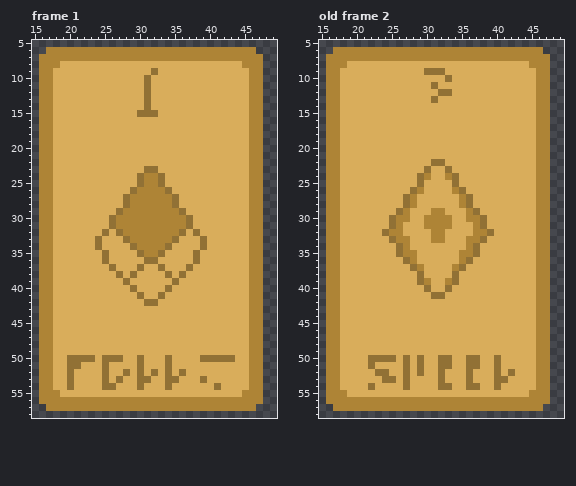
Two states of a pixel-art file, Sprites/Items/Tarot/tarot.aseprite. Above, as it was before the edit.
64x64 pixels, 2 frames. Shown: frame 1: x 15..49, y 5..58; old frame 2: x 15..49, y 5..58. The commit also changed other frames, which this record leaves out.
New version:
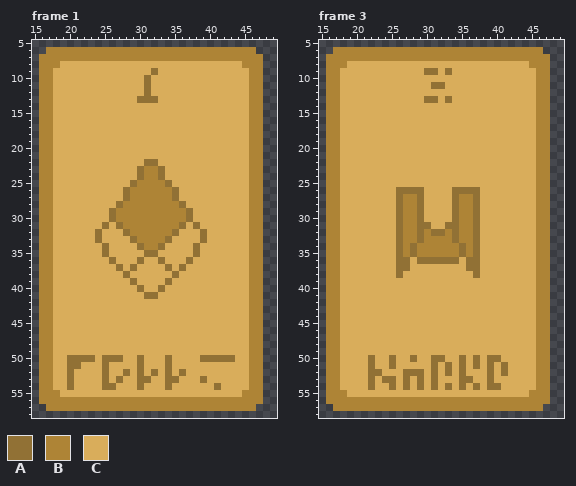
Palette (. is transparent): A #917135  B #ae8436  C #d9ad5b
A new or re-ordered frame is compared with the old frame closest to it.
Difference:
frames 2 -> 4
Changed rows in their new state; - is an unchanged pixel.
Frame 1, layer "Details":
first column x 30:
13 A-A
14 -C-
15 CCC
first column x 24:
22 -------AA-------
23 ------ABBA------
25 -----AB--BA-----
26 ----AB----BA----
28 ---AB------BA---
29 --AB--------BA--
31 -ACA--------ACA-
32 AC-CA------AC-CA
33 ----CA----AC----
34 CA---CA--AC---AC
35 ------CAAC------
36 -CA---ACCA---AC-
37 --CA-AC--CA-AC--
38 ---CAC----CAC---
39 ----CA----AC----
40 -----CA--AC-----
41 ------CAAC------
42 -------CC-------
Frame 3 is new; against old frame 2, layer "Details":
first column x 30:
 9 --CA
10 ---C
11 --A-
12 --CC
13 A--A
first column x 24:
22 -------CC-------
23 ------C--C------
24 -----CC--CC-----
25 -----C----C-----
26 --AA-A----A-AA--
27 --AB-A----A-BA--
28 --AB-A----A-BA--
29 ----BA-CC-AB----
30 -CA-BACCCCAB-AC-
31 -CABBAACCAABBAC-
32 CCABBABAABABBACC
33 -CA-BAB--BAB-AC-
34 ----ABBBBBBA----
35 ----ABBBBBBA----
36 --A-CAAAAAAC-A--
37 --AACC----CCAA--
38 --A--C----C--A--
39 -----CC--CC-----
40 ------C--C------
41 -------CC-------
first column x 22:
50 -CC--CAC-A-C-AC--A---
51 ---A-C-C-AC--AC--ACA-
52 A-C---A--ACA-AC--ACAC
53 A------A-AC--A---ACC-
54 ---A---A-AC--AC--A---
Boxes around the changes in both pictures, in picture pixels (x1, y1, x2, y2):
changed: (137, 96, 158, 117)
changed: (95, 159, 207, 306)
changed: (424, 68, 452, 103)
changed: (382, 159, 494, 299)
changed: (368, 355, 515, 390)
